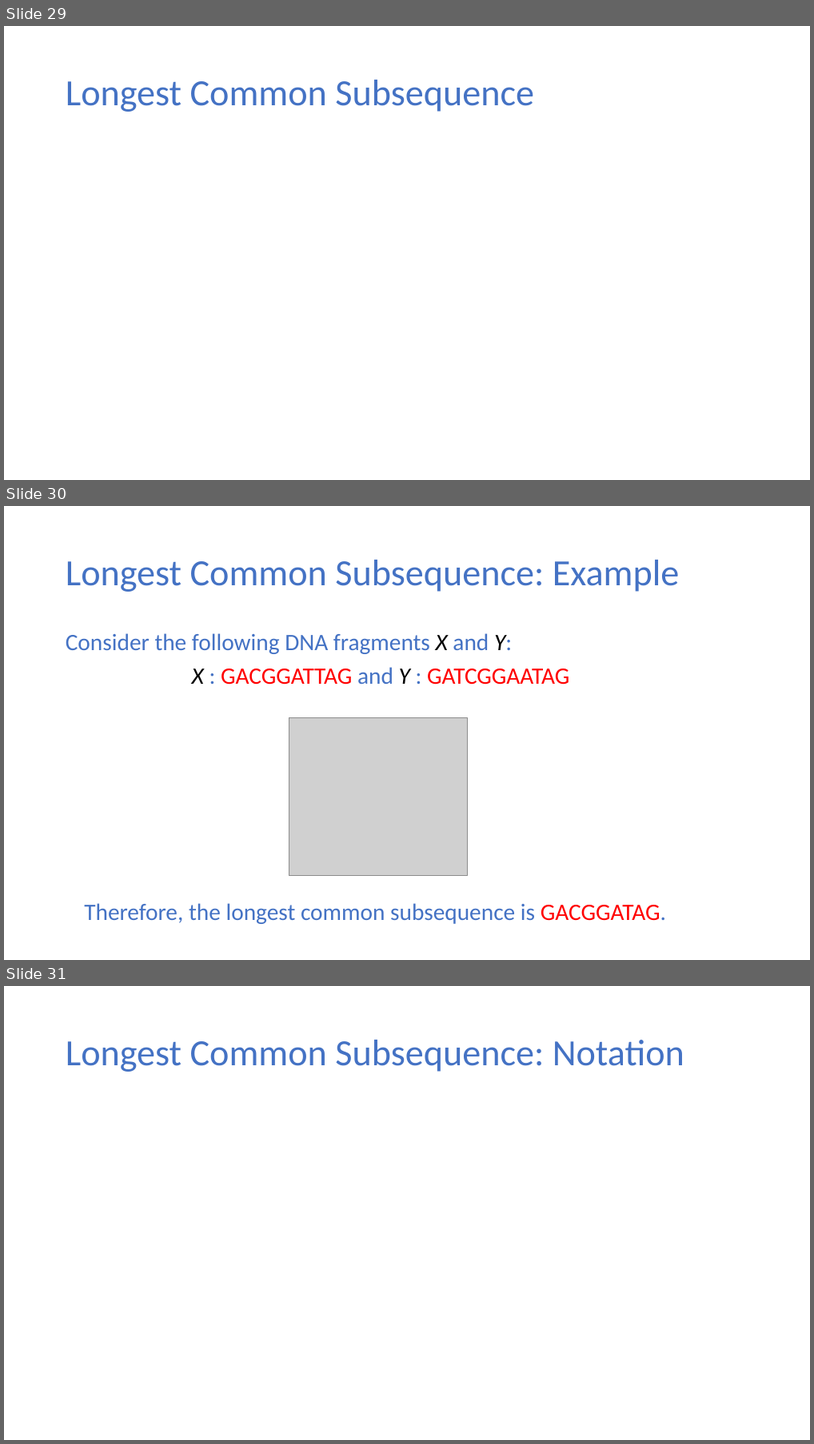
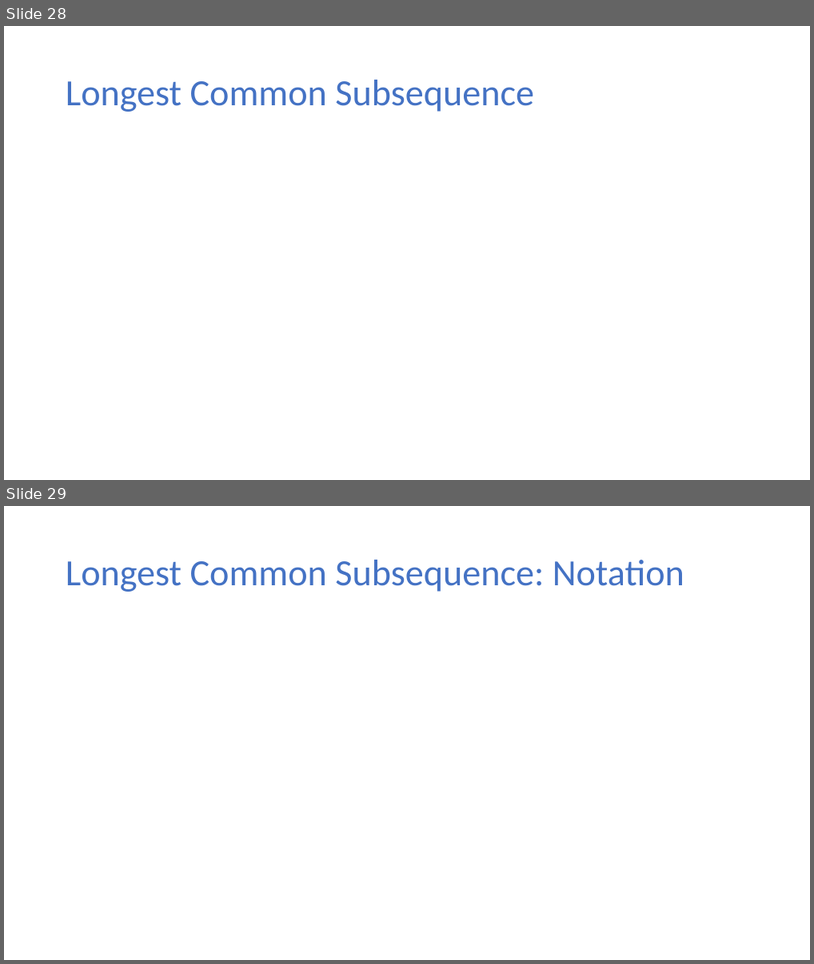
Before and after one commit to ekkapotc/EA, a slide deck: Lectures/Lecture 7.pptx. Shown one above the other, each under a label of ours: slides 29, 30 and 31 before the commit, slides 28 and 29 after it. The pictures are 814x1444 and 814x964 pixels, drawn with LibreOffice and Linux fonts; fonts in the diff are those of the drawing; grey boxes stand for pictures. Boxes give left, top, right and bottom in pixels: in the first picture for what was removed or moved away, otherwise in the second. Text is boxed around its words. In the diff, an @@ line names an element or a change of style, - is before the commit and + after.

```diff
--- a/Lectures/Lecture 7.pptx
+++ b/Lectures/Lecture 7.pptx
@@ slide 30 removed at (4, 506, 810, 960), background #FFFFFF @@
@@ title removed at (66, 560, 680, 592) @@
-Longest Common Subsequence: Example
@@ text removed at (66, 633, 570, 684) @@
-Consider the following DNA fragments X and Y:
-X : GACGGATTAG and Y : GATCGGAATAG
@@ picture removed at (290, 718, 468, 875) @@
@@ text removed at (84, 903, 666, 924) @@
-Therefore, the longest common subsequence is GACGGATAG.
@@ what was slide 29 is now slide 28 @@
@@ what was slide 31 is now slide 29 @@
```
Also in this commit, not shown: 9 slides changed, 1 other slide removed, 1 other file.
